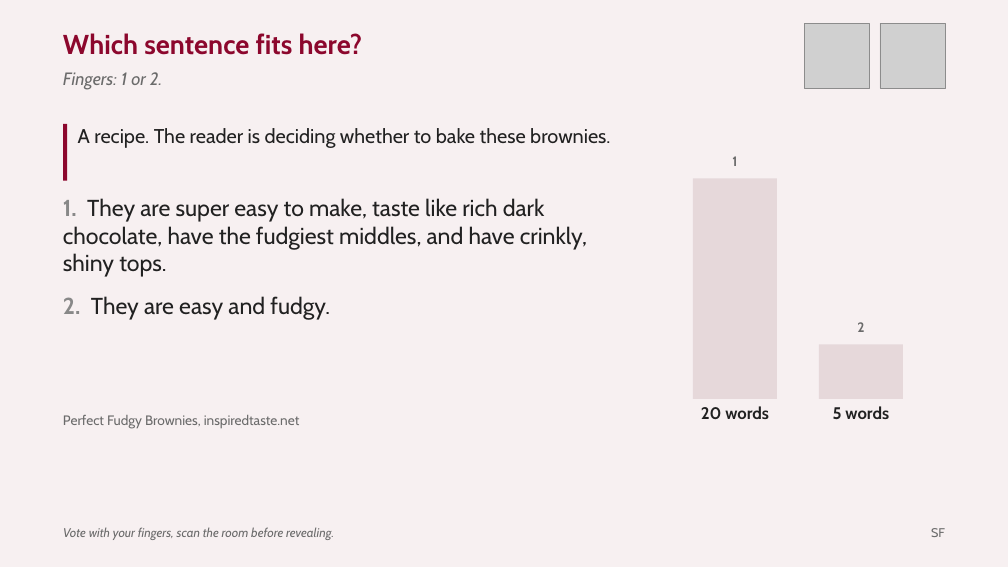
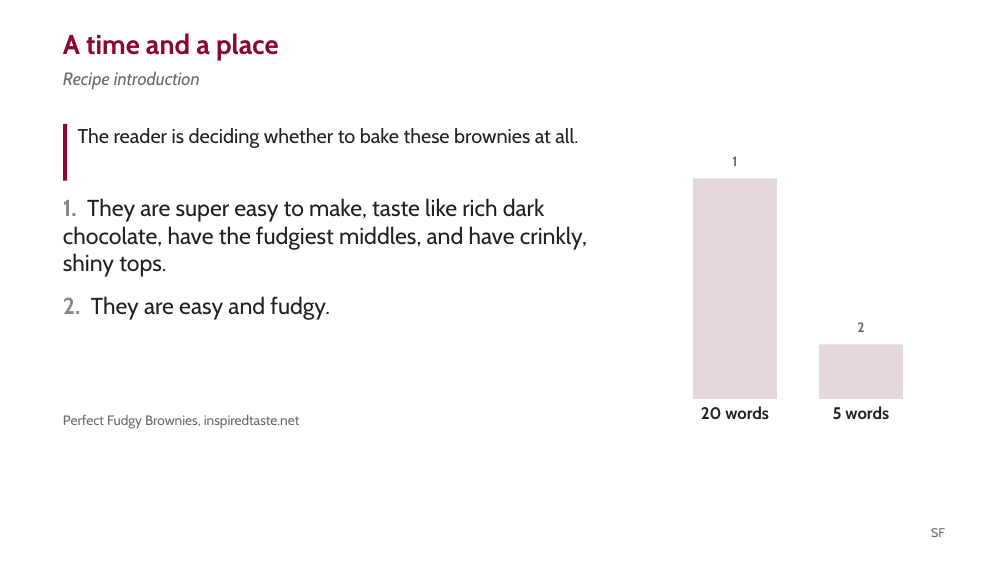
Before and after one commit to liaminhawai-cmd/Bone-Sparrow, a slide deck: slide 14 of SentenceFluencyDeck.pptx (slide 12 before the commit). Drawn at 1008x567 pixels with LibreOffice and Linux fonts; fonts in the diff are those of the drawing; grey boxes stand for pictures. Boxes give left, top, right and bottom in pixels: in the first picture for what was removed or moved away, otherwise in the second. Text is boxed around its words. In the diff, an @@ line names an element or a change of style, - is before the commit and + after.

```diff
--- a/SentenceFluencyDeck.pptx
+++ b/SentenceFluencyDeck.pptx
@@ background #F7F0F1 to #FFFFFF @@
@@ picture removed at (x1=805, y1=23, x2=870, y2=88) @@
@@ picture removed at (x1=880, y1=23, x2=945, y2=88) @@
@@ text at (x1=63, y1=33, x2=279, y2=60): text changed @@
-Which sentence fits here?
+A time and a place
@@ text at (x1=63, y1=71, x2=200, y2=90): text changed @@
-Fingers: 1 or 2.
+Recipe introduction
@@ text at (x1=78, y1=128, x2=578, y2=148): text changed @@
-A recipe. The reader is deciding whether to bake these brownies.
+The reader is deciding whether to bake these brownies at all.
@@ text removed at (x1=63, y1=527, x2=334, y2=540) @@
-Vote with your fingers, scan the room before revealing.
```
Also in this commit, not shown: 3 other slides changed, 2 slides added, 3 other files.
